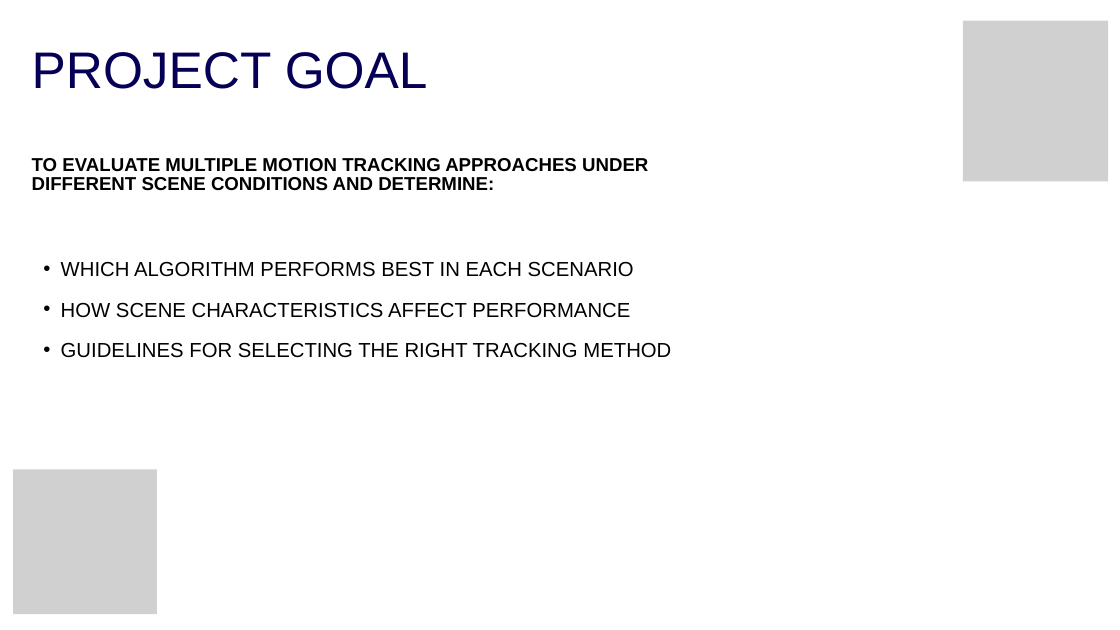
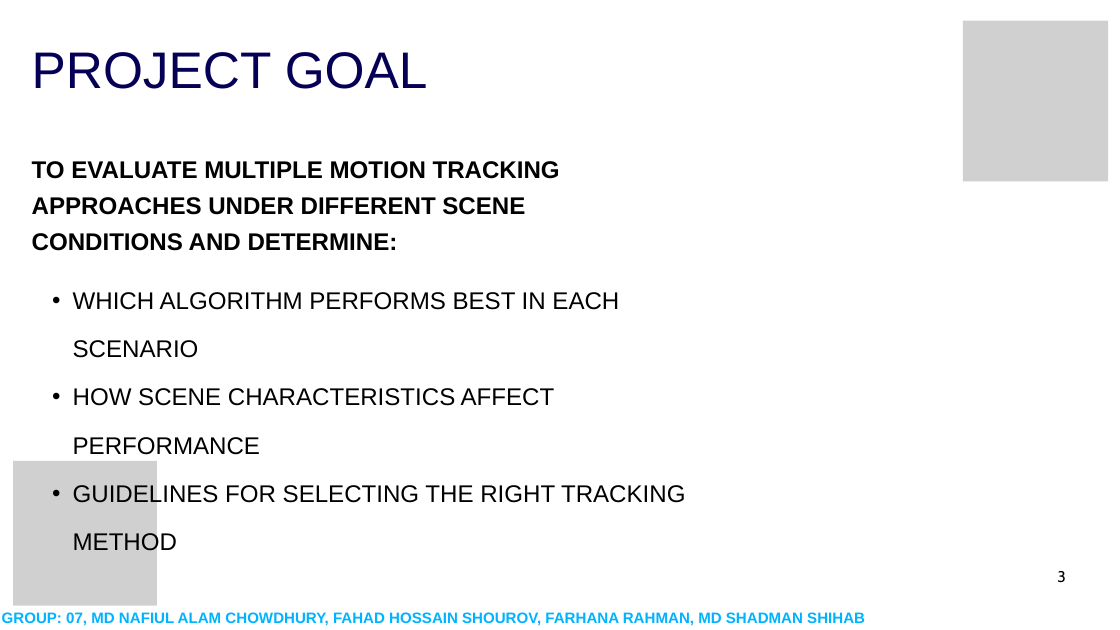
Before and after one commit to cyanide10/cse445project, a slide deck: slide 3 of other/445presentation.pptx. Drawn at 1120x630 pixels with LibreOffice and Linux fonts; fonts in the diff are those of the drawing; grey boxes stand for pictures; background and template pictures are left out. Boxes give left, top, right and bottom in pixels: in the first picture for what was removed or moved away, otherwise in the second. Text is boxed around its words. In the diff, an @@ line names an element or a change of style, - is before the commit and + after.

```diff
--- a/other/445presentation.pptx
+++ b/other/445presentation.pptx
@@ text "TO EVALUATE MULTIPLE MOTION TRACKING ..." at [32,161,560,251]: size 24 to 31 pt; line spacing 25pt to 46.5pt @@
@@ text "WHICH ALGORITHM PERFORMS BEST IN ...": place and size @@
-text "WHICH ALGORITHM PERFORMS BEST IN ..." at [61,261,671,358]
+text "WHICH ALGORITHM PERFORMS BEST IN ..." at [73,292,685,508]
@@ text "WHICH ALGORITHM PERFORMS BEST IN ..." at [73,292,685,508]: size 26.1 to 31 pt; indent changed; line spacing 52.2pt to 62pt @@
@@ picture: place and size @@
-picture at [13,469,157,614]
+picture at [13,461,157,605]
@@ text added at [1057,571,1066,582], 20 pt, text #000000 @@
+3
@@ text added at [2,612,865,626], 19.4 pt, text gradient #00B3FF to #3A459B, bold @@
+GROUP: 07, MD NAFIUL ALAM CHOWDHURY, FAHAD HOSSAIN SHOUROV, FARHANA RAHMAN, MD SHADMAN SHIHAB
```
Also in this commit, not shown: 11 other slides changed, 5 slides added, 1 slide removed.
